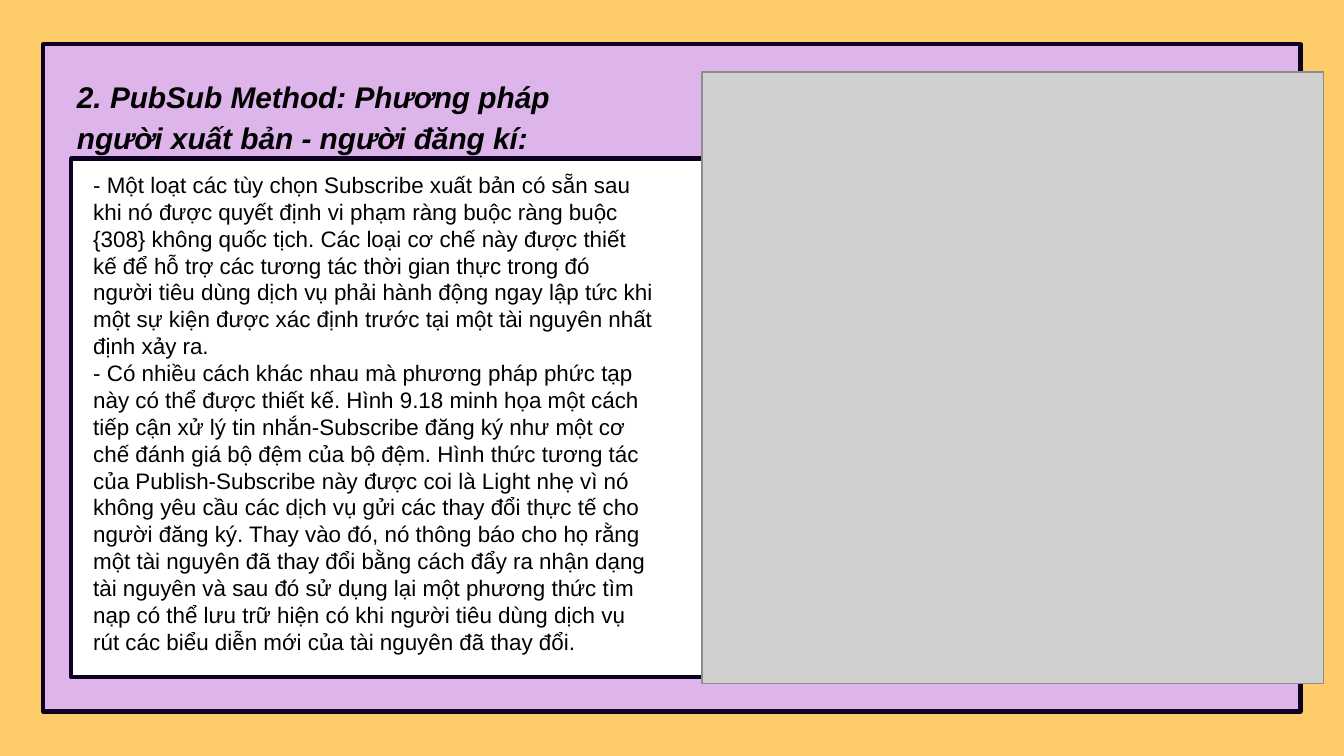
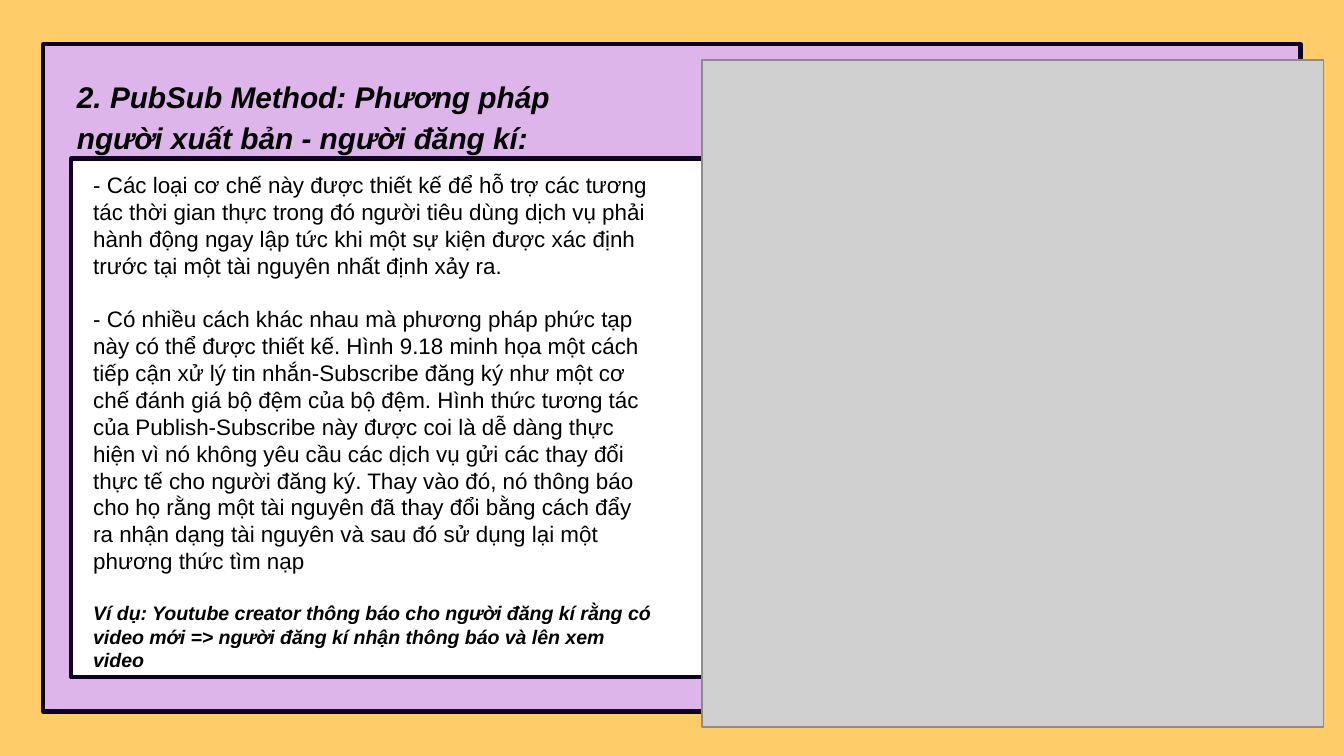
Before and after one commit to thinhotwp1/N1_14, a slide deck: slide 52 of 9.pptx (slide 53 before the commit). Drawn at 1344x756 pixels with LibreOffice and Linux fonts; fonts in the diff are those of the drawing; grey boxes stand for pictures. Boxes give left, top, right and bottom in pixels: in the first picture for what was removed or moved away, otherwise in the second. Text is boxed around its words. In the diff, an @@ line names an element or a change of style, - is before the commit and + after.

```diff
--- a/9.pptx
+++ b/9.pptx
@@ picture: place and size @@
-picture at <box>702,73,1324,684</box>
+picture at <box>702,60,1324,727</box>
@@ text at <box>93,175,651,668</box>: text changed @@
-- Một loạt các tùy chọn Subscribe xuất bản có sẵn sau khi nó được quyết định vi phạm ràng buộc ràng buộc {308} không quốc tịch. Các loại cơ chế này được thiết kế để hỗ trợ các tương tác thời gian thực trong đó người tiêu dùng dịch vụ phải hành động ngay lập tức khi một sự kiện được xác định trước tại một tài nguyên nhất định xảy ra.
-- Có nhiều cách khác nhau mà phương pháp phức tạp này có thể được thiết kế. Hình 9.18 minh họa một cách tiếp cận xử lý tin nhắn-Subscribe đăng ký như một cơ chế đánh giá bộ đệm của bộ đệm. Hình thức tương tác của Publish-Subscribe này được coi là Light nhẹ vì nó không yêu cầu các dịch vụ gửi các thay đổi thực tế cho người đăng ký. Thay vào đó, nó thông báo cho họ rằng một tài nguyên đã thay đổi bằng cách đẩy ra nhận dạng tài nguyên và sau đó sử dụng lại một phương thức tìm nạp có thể lưu trữ hiện có khi người tiêu dùng dịch vụ rút các biểu diễn mới của tài nguyên đã thay đổi.
+- Các loại cơ chế này được thiết kế để hỗ trợ các tương tác thời gian thực trong đó người tiêu dùng dịch vụ phải hành động ngay lập tức khi một sự kiện được xác định trước tại một tài nguyên nhất định xảy ra.
+- Có nhiều cách khác nhau mà phương pháp phức tạp này có thể được thiết kế. Hình 9.18 minh họa một cách tiếp cận xử lý tin nhắn-Subscribe đăng ký như một cơ chế đánh giá bộ đệm của bộ đệm. Hình thức tương tác của Publish-Subscribe này được coi là dễ dàng thực hiện vì nó không yêu cầu các dịch vụ gửi các thay đổi thực tế cho người đăng ký. Thay vào đó, nó thông báo cho họ rằng một tài nguyên đã thay đổi bằng cách đẩy ra nhận dạng tài nguyên và sau đó sử dụng lại một phương thức tìm nạp
+Ví dụ: Youtube creator thông báo cho người đăng kí rằng có video mới => người đăng kí nhận thông báo và lên xem video
```
Also in this commit, not shown: 17 other slides changed, 1 slide removed.
